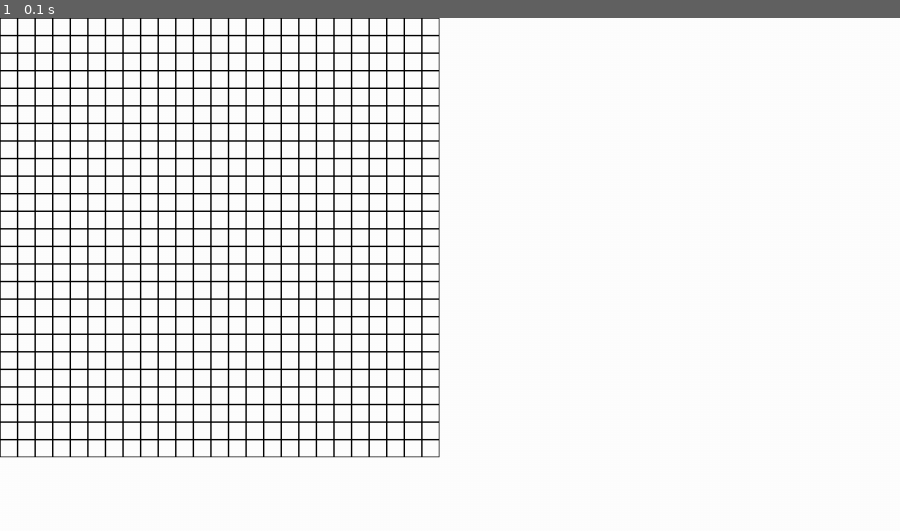
Above: before the commit, frame 1.
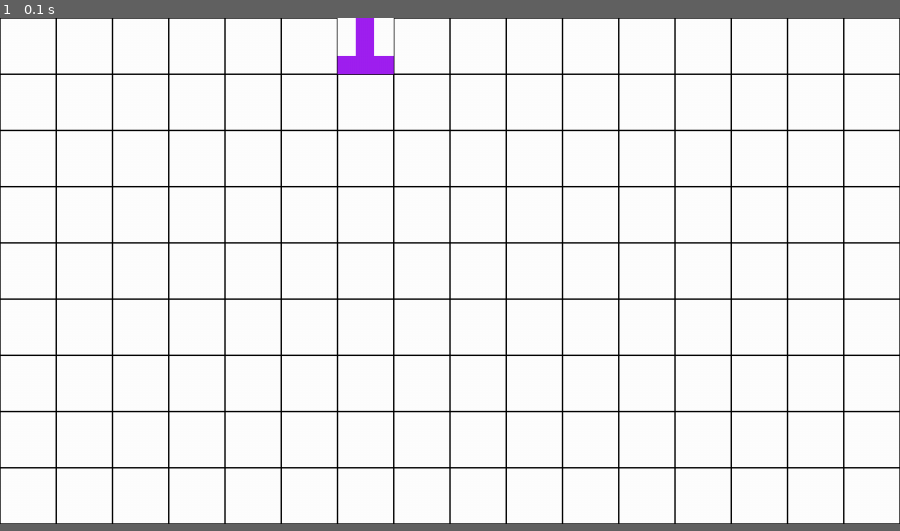
Above: after the commit, the same moment.

Repository: ImmanuelCurrah/Pygame-Wave-Function-Tile-Collapse
Game: pygame game, started from main.py
Same seed, same stepped clock (60 frames per second), same inputs: the game is played once before the commit and once after it.
Inputs:
- Up to frame 1 (0.1 s): no input
In our replay, the window is 900x513 before the commit and 900x506 after it. These sizes can differ from the game's own. Grey fills any space a smaller window leaves; there, only what the larger window draws over its background counts as a difference.

The runs differ from the first frame. In frame 1, 17% of the frame differs, in the area x 0-100%, y 0-99%.

Commit message:
randomize intial tetromino

Diff:
--- a/cell/cell.py
+++ b/cell/cell.py
@@ -1,4 +1,6 @@
 import pygame
+
+from tetromino import UprightTetromino, UpsideDownTetromino, RightLateralTetromino, LeftLateralTetromino
 
 class Cell:
 
@@ -10,7 +12,25 @@
     def collapse(self):
         self.isCollapsed = True
 
+    def __draw_blank_cell(self, screen, x, y, cell_size):
+        rect = pygame.Rect(x, y, cell_size, cell_size)
+        pygame.draw.rect(screen, "black", rect, width=1)
 
-    def draw_cell(self, screen, x, y, cell_size):
-         rect = pygame.Rect(x, y, cell_size, cell_size)
-         pygame.draw.rect(screen, "black", rect, width=1)
+
+    def draw_cell(self, screen, x, y, cell_size, cell_type):
+        if cell_type == "Blank Cell":
+            self.__draw_blank_cell(screen, x, y, cell_size)
+        elif cell_type == "Upright Tetromino":
+            self.collapse()
+            UprightTetromino(cell_size).draw_tetromino(screen, x, y)
+        elif cell_type == "Upside Down Tetromino":
+            self.collapse()
+            UpsideDownTetromino(cell_size).draw_tetromino(screen, x, y)
+        elif cell_type == "Right Lateral Tetromino":
+            self.collapse()
+            RightLateralTetromino(cell_size).draw_tetromino(screen, x ,y)
+        elif cell_type == "Left Lateral Tetromino":
+            self.collapse()
+            LeftLateralTetromino(cell_size).draw_tetromino(screen, x, y)
+        else:
+            self.__draw_blank_cell(screen, x, y, cell_size)
--- /dev/null
+++ b/entropy/__init__.py
@@ -0,0 +1,3 @@
+from .entropy import Entropy
+
+__all__ = ["Entropy"]
--- /dev/null
+++ b/entropy/entropy.py
@@ -0,0 +1,12 @@
+from cell import Cell
+
+class Entropy:
+
+    def get_entropy_score(self, grid, index):
+        pass
+
+    def collapse(self, grid, index):
+        pass
+
+    def is_start(self, grid):
+        return all(all(isinstance(x, Cell) for x in row) for row in grid)
--- a/grid/grid.py
+++ b/grid/grid.py
@@ -1,20 +1,44 @@
 import pygame
+import math
+import random
 from cell import Cell
+from entropy import Entropy
 
 class Grid:
 
     grid = []
     cell_size = 0
+    entropy = Entropy()
+    random_start = {}
+    start_tetromino = random.choice(["Upright Tetromino", "Upside Down Tetromino", "Right Lateral Tetromino", "Left Lateral Tetromino"])
 
-    def __init__(self, rows, cols, cell_size):
-        self.grid = [[Cell() for _ in range(cols)] for _ in range(rows)]
-        self.cell_size = cell_size
+    def __init__(self, screen_width, screen_height):
+        self.cell_size = math.gcd(screen_width, screen_height)
+
+        rows = screen_width // self.cell_size
+        cols = screen_height // self.cell_size
+
+        self.grid = [[Cell() for _ in range(rows)] for _ in range(cols)]
+
+        row_index, col_index = self.__get_random_grid_index()
+        self.random_start["row_index"] = row_index
+        self.random_start["col_index"] = col_index
 
     def draw_grid(self, screen):
+        is_start = self.entropy.is_start(self.grid)
 
-        for row_index, rows in enumerate(self.grid):
-            for col_index, cell in enumerate(rows):
-                 x = col_index * self.cell_size
-                 y = row_index * self.cell_size
+        for current_row_index, rows in enumerate(self.grid):
+            for current_col_index, cell in enumerate(rows):
+                x = current_col_index * self.cell_size
+                y = current_row_index * self.cell_size
 
-                 cell.draw_cell(screen, x, y, self.cell_size)
+                if is_start and current_row_index == self.random_start["row_index"] and current_col_index == self.random_start["col_index"]:
+                    cell.draw_cell(screen, x, y, self.cell_size, self.start_tetromino)
+                else:
+                    cell.draw_cell(screen, x, y, self.cell_size, "Blank Cell")
+
+    def __get_random_grid_index(self):
+        row_index = random.randint(0, len(self.grid) -1)
+        col_index = random.randint(0, len(self.grid[row_index]) - 1)
+
+        return row_index, col_index
--- a/main.py
+++ b/main.py
@@ -1,16 +1,15 @@
 import pygame
-import math
 from window import Window
 from grid import Grid
 
 pygame.init()
 
 screen_width = 1280
-screen_height = 730
+screen_height = 720
 screen = pygame.display.set_mode((screen_width, screen_height))
 
 window = Window()
-grid = Grid(25, 25, 25)
+grid = Grid(screen_width, screen_height)
 
 while window.showWindow:
     window.handleWindow(pygame.event.get())
--- a/tetromino/left_lateral_tetromino.py
+++ b/tetromino/left_lateral_tetromino.py
@@ -3,15 +3,14 @@
 
 class LeftLateralTetromino(Tetromino):
 
-    def __init__(self):
-        self.surface = pygame.Surface((self.tile_size, self.tile_size), pygame.SRCALPHA)
-        self.x = 0
-        self.y = 0
-
+    def __init__(self, cell_size):
+        self.cell_size = cell_size
+        self.bar_thickness = cell_size // 3
+        self.surface = pygame.Surface((self.cell_size, self.cell_size), pygame.SRCALPHA)
 
     def draw_tetromino(self, screen: pygame.Surface, x: int, y: int) -> None:
-        self.x = x
-        self.y = y
-        pygame.draw.rect(self.surface, self.color, (0, self.cell_size, self.tile_size, self.cell_size))
-        pygame.draw.rect(self.surface, self.color, (0, 0, self.cell_size, self.tile_size))
-        screen.blit(self.surface, self.get_rect())
+        pygame.draw.rect(self.surface, self.color, (0, (self.cell_size - self.bar_thickness) // 2, self.cell_size, self.bar_thickness))
+
+        pygame.draw.rect(self.surface, self.color, (0, 0, self.bar_thickness, self.cell_size))
+
+        screen.blit(self.surface, (x, y))
--- a/tetromino/right_lateral_tetromino.py
+++ b/tetromino/right_lateral_tetromino.py
@@ -3,14 +3,14 @@
 
 class RightLateralTetromino(Tetromino):
 
-    def __init__(self):
-        self.surface = pygame.Surface((self.tile_size, self.tile_size), pygame.SRCALPHA)
-        self.x = 0
-        self.y = 0
+    def __init__(self, cell_size):
+        self.cell_size = cell_size
+        self.bar_thickness = cell_size // 3
+        self.surface = pygame.Surface((self.cell_size, self.cell_size), pygame.SRCALPHA)
 
     def draw_tetromino(self, screen: pygame.Surface, x: int, y: int) -> None:
-        self.x = x
-        self.y = y
-        pygame.draw.rect(self.surface, self.color, (0, self.cell_size, self.tile_size, self.cell_size))
-        pygame.draw.rect(self.surface, self.color, (2 * self.cell_size, 0, self.cell_size, self.tile_size))
-        screen.blit(self.surface, self.get_rect())
+        pygame.draw.rect(self.surface, self.color,(0, (self.cell_size - self.bar_thickness) // 2, self.cell_size, self.bar_thickness))
+
+        pygame.draw.rect(self.surface, self.color, (self.cell_size - self.bar_thickness, 0, self.bar_thickness, self.cell_size))
+
+        screen.blit(self.surface, (x, y))
--- a/tetromino/tetromino.py
+++ b/tetromino/tetromino.py
@@ -4,16 +4,11 @@
 class Tetromino(ABC):
 
     surface: pygame.Surface
-    x: int
-    y: int
+    cell_size: int
+    bar_thickness: int
 
-    cell_size = 10
-    tile_size = cell_size * 3
     color = "purple"
 
     @abstractmethod
     def draw_tetromino(self, screen: pygame.Surface, x: int, y: int) -> None:
         pass
-
-    def get_rect(self) -> pygame.Rect:
-        return self.surface.get_rect(topleft=(self.x, self.y))
--- a/tetromino/upright_tetromino.py
+++ b/tetromino/upright_tetromino.py
@@ -3,15 +3,13 @@
 
 class UprightTetromino(Tetromino):
 
-    def __init__(self):
-        self.surface = pygame.Surface((self.tile_size, self.tile_size), pygame.SRCALPHA)
-        self.x = 0
-        self.y = 0
+    def __init__(self, cell_size):
+        self.cell_size = cell_size
+        self.bar_thickness = cell_size // 3
+        self.surface = pygame.Surface((self.cell_size, self.cell_size), pygame.SRCALPHA)
 
 
     def draw_tetromino(self, screen: pygame.Surface, x: int, y: int) -> None:
-        self.x = x
-        self.y = y
-        pygame.draw.rect(self.surface, self.color, (0, 0, self.tile_size, self.cell_size))
-        pygame.draw.rect(self.surface, self.color, (self.cell_size, 0, self.cell_size, self.tile_size))
-        screen.blit(self.surface, self.get_rect())
+        pygame.draw.rect(self.surface, self.color, (0, 0, self.cell_size, self.bar_thickness))
+        pygame.draw.rect(self.surface, self.color, (self.bar_thickness, 0, self.bar_thickness, self.cell_size))
+        screen.blit(self.surface, (x, y))
--- a/tetromino/upside_down_tetromino.py
+++ b/tetromino/upside_down_tetromino.py
@@ -4,15 +4,13 @@
 
 class  UpsideDownTetromino(Tetromino):
 
-    def __init__(self):
-        self.surface = pygame.Surface((self.tile_size, self.tile_size), pygame.SRCALPHA)
-        self.x = 0
-        self.y = 0
+    def __init__(self, cell_size):
+        self.cell_size = cell_size
+        self.bar_thickness = cell_size // 3
+        self.surface = pygame.Surface((self.cell_size, self.cell_size), pygame.SRCALPHA)
 
 
     def draw_tetromino(self, screen: pygame.Surface, x: int, y: int) -> None:
-        self.x = x
-        self.y = y
-        pygame.draw.rect(self.surface, self.color, (0, 2 * self.cell_size, self.tile_size, self.cell_size))
-        pygame.draw.rect(self.surface, self.color, (self.cell_size, 0, self.cell_size, self.tile_size))
-        screen.blit(self.surface, self.get_rect())
+        pygame.draw.rect(self.surface, self.color, (0, self.cell_size - self.bar_thickness, self.cell_size, self.bar_thickness))
+        pygame.draw.rect(self.surface, self.color, (self.bar_thickness, 0, self.bar_thickness, self.cell_size))
+        screen.blit(self.surface, (x, y))
